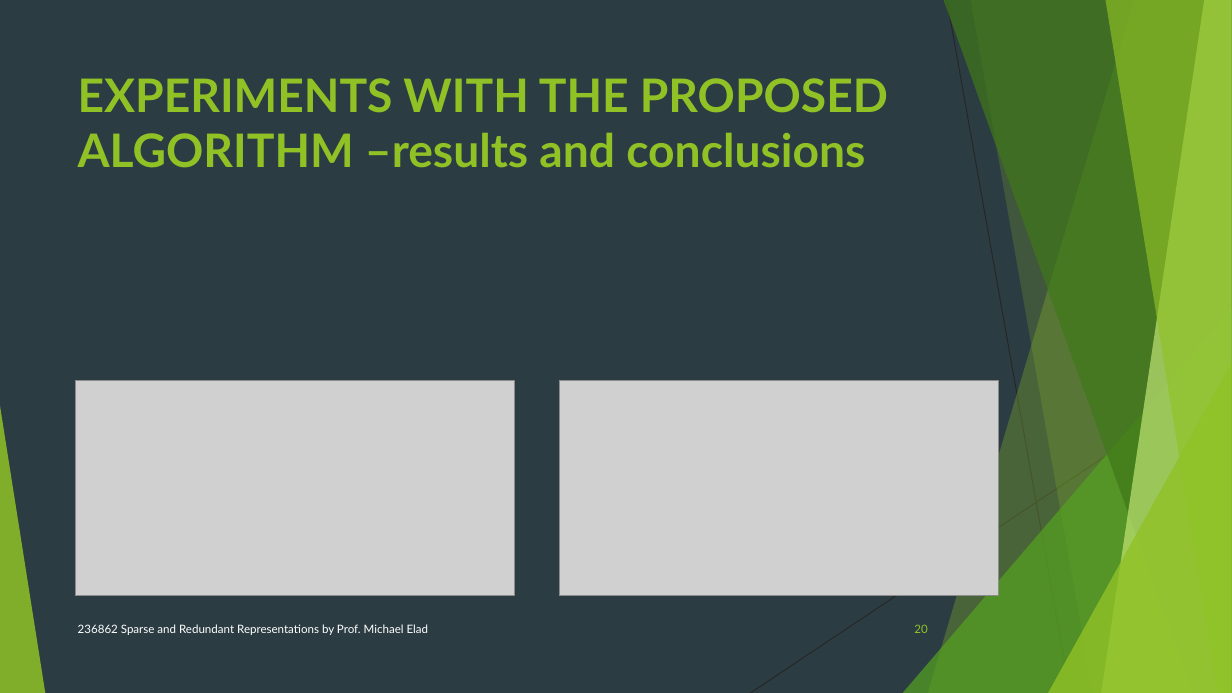
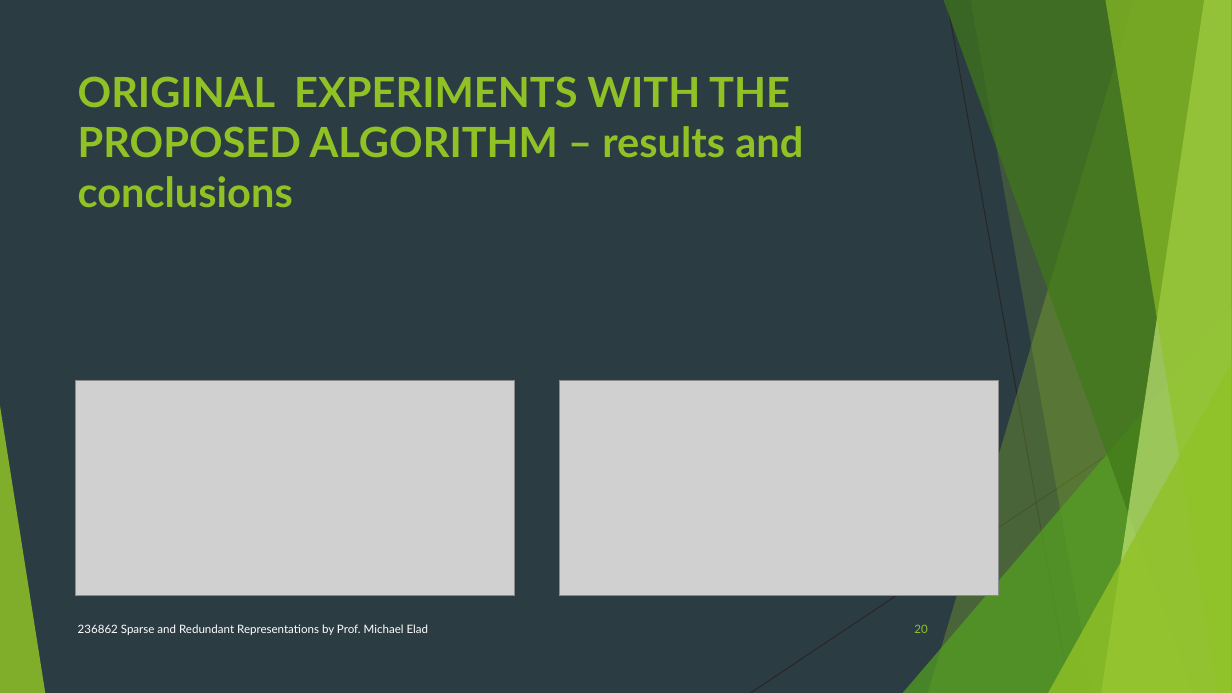
Before and after one commit to neryah/PATCH-DISAGREEMENT-AS-A-WAY-TO-IMPROVE-K-SVD-DENOISING-implementation-and-improvement, a slide deck: slide 20 of project presentation.pptx. Drawn at 1232x693 pixels with LibreOffice and Linux fonts; fonts in the diff are those of the drawing; grey boxes stand for pictures. Boxes give left, top, right and bottom in pixels: in the first picture for what was removed or moved away, otherwise in the second. Text is boxed around its words. In the diff, an @@ line names an element or a change of style, - is before the commit and + after.

```diff
--- a/project presentation.pptx
+++ b/project presentation.pptx
@@ title at [78, 76, 803, 208]: text changed; size 36 to 32.4 pt @@
-EXPERIMENTS WITH THE PROPOSED ALGORITHM –results and conclusions
+ORIGINAL EXPERIMENTS WITH THE PROPOSED ALGORITHM – results and conclusions
```
Also in this commit, not shown: 4 other slides changed, 6 slides added, 2 other files.
